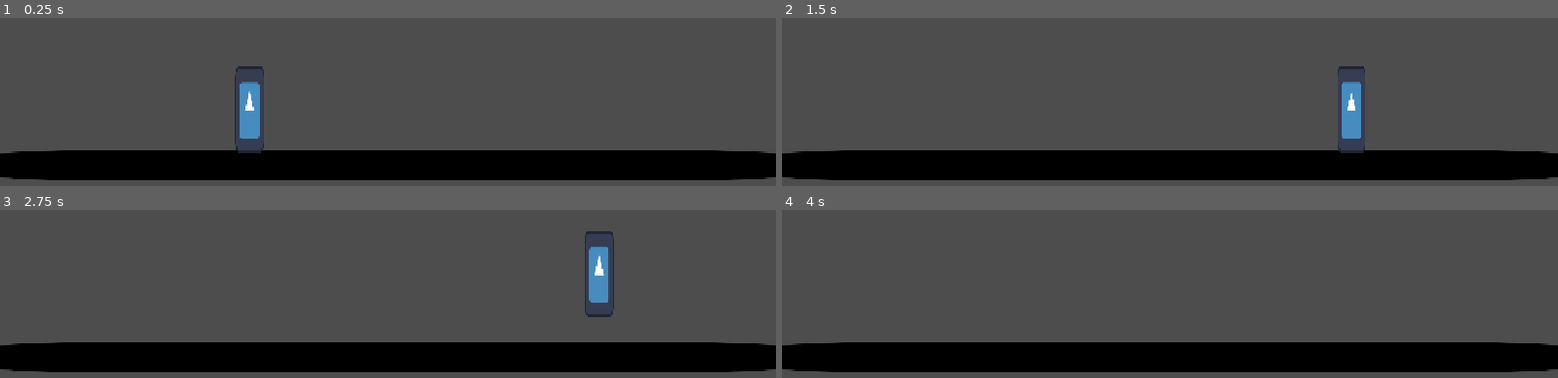
Above: before the commit, frames 1-4 (two rows, left to right).
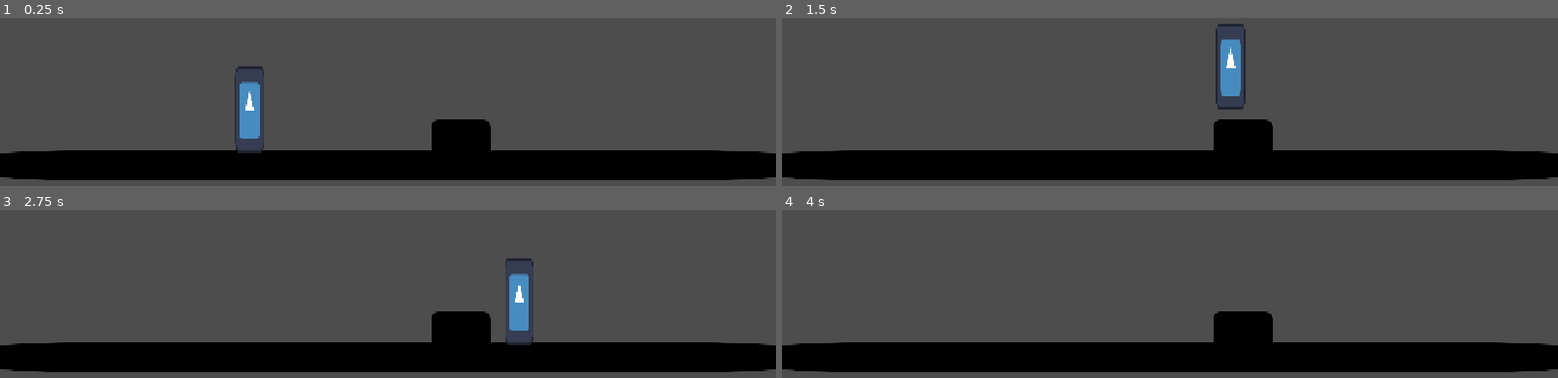
Above: after the commit, the same moments.

Repository: Medcro/GameBijiWIDAI2026
Game: Godot game, scene res://scenes/main.tscn
Same seed, same stepped clock (60 frames per second), same inputs: the game is played once before the commit and once after it. The engine's default icon, where the game draws it, is replaced by a stand-in: a white triangle on a blue panel in a dark square.
Inputs:
- Up to frame 1 (0.25 s): no input
- Up to frame 2 (1.5 s): tap Enter at 0.5 s; hold Right (ui_right) from 0.53 s (still down); tap Z (Dash) at 0.6 s; tap C (Jump) at 0.77, 0.8, 1.07, 1.35 s
- Up to frame 3 (2.75 s): tap C (Jump) at 1.52, 1.82, 2.3 s; tap Z (Dash) at 1.55, 2.1 s; release Right (ui_right) at 2.03 s; hold Left (ui_left) from 2.03 s (still down)
- Up to frame 4 (4 s): release Left (ui_left) at 2.78 s; hold Right (ui_right) from 2.78 s (still down); tap Z (Dash) at 2.85 s; tap C (Jump) at 3.02, 3.32, 3.6, 3.77 s

The runs differ from the first frame. In frame 1, 1.4% of the frame differs, in the area x 55-64%, y 60-79%; in frame 2, 3.6%, in the area x 55-76%, y 3-81%; in frame 3, 3.5%; in frame 4, 1.4%.

Commit message:
Dash mechanic
Added dash mechanic

Diff:
--- a/scenes/floor.tscn
+++ b/scenes/floor.tscn
@@ -5,7 +5,7 @@
 [sub_resource type="RectangleShape2D" id="RectangleShape2D_kuqtn"]
 size = Vector2(1156, 40)
 
-[node name="Floor" type="StaticBody2D" groups=["Floor"]]
+[node name="Block" type="StaticBody2D" groups=["Floor"]]
 
 [node name="Sprite2D" type="Sprite2D" parent="."]
 self_modulate = Color(0, 0, 0, 1)
@@ -13,6 +13,6 @@
 scale = Vector2(9.031251, 0.3515625)
 texture = ExtResource("1_ukw5w")
 
-[node name="CollisionShape2D" type="CollisionShape2D" parent="."]
+[node name="CollisionShape" type="CollisionShape2D" parent="."]
 position = Vector2(31, -1)
 shape = SubResource("RectangleShape2D_kuqtn")
--- a/scenes/main.tscn
+++ b/scenes/main.tscn
@@ -1,7 +1,8 @@
-[gd_scene load_steps=3 format=3 uid="uid://r8gk7inos0cq"]
+[gd_scene load_steps=4 format=3 uid="uid://r8gk7inos0cq"]
 
 [ext_resource type="PackedScene" uid="uid://cv3ekrp0fcc0o" path="res://scenes/floor.tscn" id="1_0wfyh"]
 [ext_resource type="PackedScene" uid="uid://dxl1dmwln6gom" path="res://scenes/player.tscn" id="2_sugp2"]
+[ext_resource type="PackedScene" uid="uid://bmylvoan1tfh4" path="res://scenes/platform.tscn" id="3_sugp2"]
 
 [node name="main" type="Node2D"]
 
@@ -10,3 +11,6 @@
 
 [node name="Player" parent="." instance=ExtResource("2_sugp2")]
 position = Vector2(367, 387)
+
+[node name="Platform" parent="." instance=ExtResource("3_sugp2")]
+position = Vector2(684, 457)
--- /dev/null
+++ b/scenes/platform.tscn
@@ -0,0 +1,17 @@
+[gd_scene load_steps=3 format=3 uid="uid://bmylvoan1tfh4"]
+
+[ext_resource type="Texture2D" uid="uid://5w0yxw8w6x31" path="res://assets/icon.svg" id="1_ba0x2"]
+
+[sub_resource type="RectangleShape2D" id="RectangleShape2D_nlgqw"]
+size = Vector2(88, 89)
+
+[node name="Platform" type="StaticBody2D"]
+
+[node name="Sprite2D" type="Sprite2D" parent="."]
+modulate = Color(0, 0, 0, 1)
+scale = Vector2(0.6953125, 0.6953125)
+texture = ExtResource("1_ba0x2")
+
+[node name="CollisionShape2D" type="CollisionShape2D" parent="."]
+position = Vector2(0, -0.5)
+shape = SubResource("RectangleShape2D_nlgqw")
--- a/scripts/player.gd
+++ b/scripts/player.gd
@@ -3,32 +3,63 @@
 # Base Attribute
 @export var hp : int = 5
 @export var speed : float = 500
-@export var jump : float = -300
+@export var jump : float = -350
 @export var gravity : float = 980
 
 # Dash Attribute
 @export var dash_speed : float = 1200.0
 @export var dash_duration : float = 0.2
+@export var dash_cooldown : float = 0.25 # Variabel bebas (boleh diganti angkanya kalo rasanya kelamaan)
 var dash_timer : float = 0.0
+var dash_cooldown_timer : float = 0.0
 var is_dashing : bool = false
-var facing_direction : float = 1.0
+var facing_direction : float = 1.0 # positif -> kanan, negatif -> kiri
+
+
+# Invicibility Gate (later implement)
+@export var has_agility_essence : bool = false # Check Agility Essence use or not?
+var is_invincible : bool = false
 
 func _physics_process(delta: float) -> void:
+	var direction = Input.get_axis("ui_left", "ui_right")
+	if direction != 0:
+		facing_direction = sign(direction)
+
+	# dash delay
+	if dash_cooldown_timer > 0:
+		dash_cooldown_timer -= delta
+	if is_dashing:
+		dash_timer -= delta
+		if dash_timer <= 0:
+			is_dashing = false
+			is_invincible = false
+			dash_cooldown_timer = dash_cooldown
+
+	if Input.is_action_just_pressed("Dash") and not is_dashing and dash_cooldown_timer <= 0:
+		is_dashing = true
+		dash_timer = dash_duration
+
+		if has_agility_essence:
+			is_invincible = true
+			pass # add visual later
+
 	if not is_on_floor():
 		velocity.y += gravity * delta
 
-	if Input.is_action_just_pressed("Jump") and is_on_floor():
+	if Input.is_action_just_pressed("Jump") and is_on_floor() and not is_dashing:
 		velocity.y = jump
 
-	var direction = Input.get_axis("ui_left", "ui_right")
-
-	if is_on_floor():
-		if direction:
-			velocity.x = direction * speed
+	# Movement
+	if is_dashing:
+		velocity.x = facing_direction * dash_speed
+		velocity.y = 0
+	else:
+		if is_on_floor():
+			if direction:
+				velocity.x = direction * speed
+			else:
+				velocity.x = move_toward(velocity.x, 0, speed)
 		else:
-			velocity.x = move_toward(velocity.x, 0, speed)
-
-	else:
-		velocity.x = lerp(velocity.x, direction*speed, delta * 2.0)
+			velocity.x = lerp(velocity.x, direction * speed, delta * 2.0)
 
 	move_and_slide()
